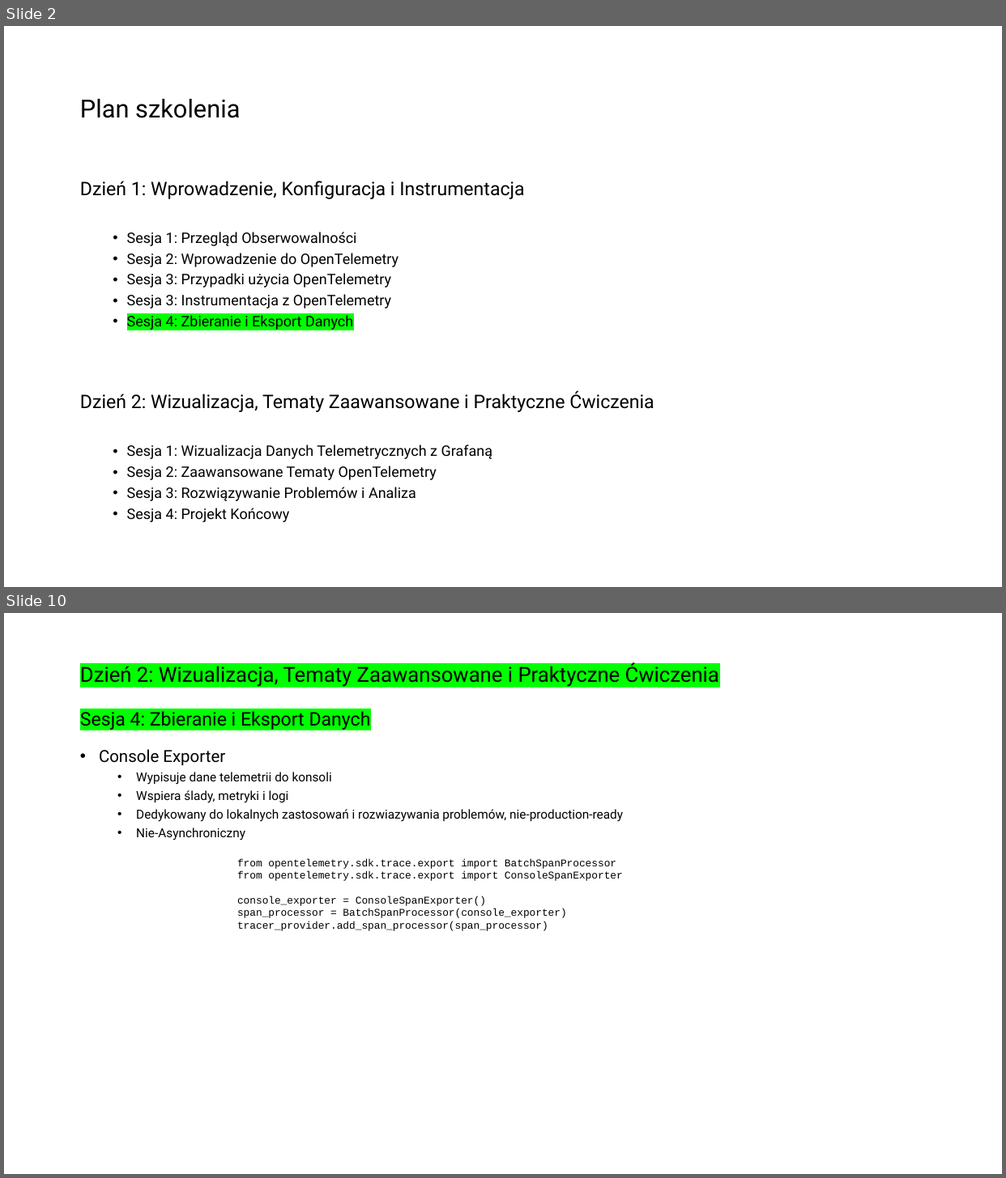
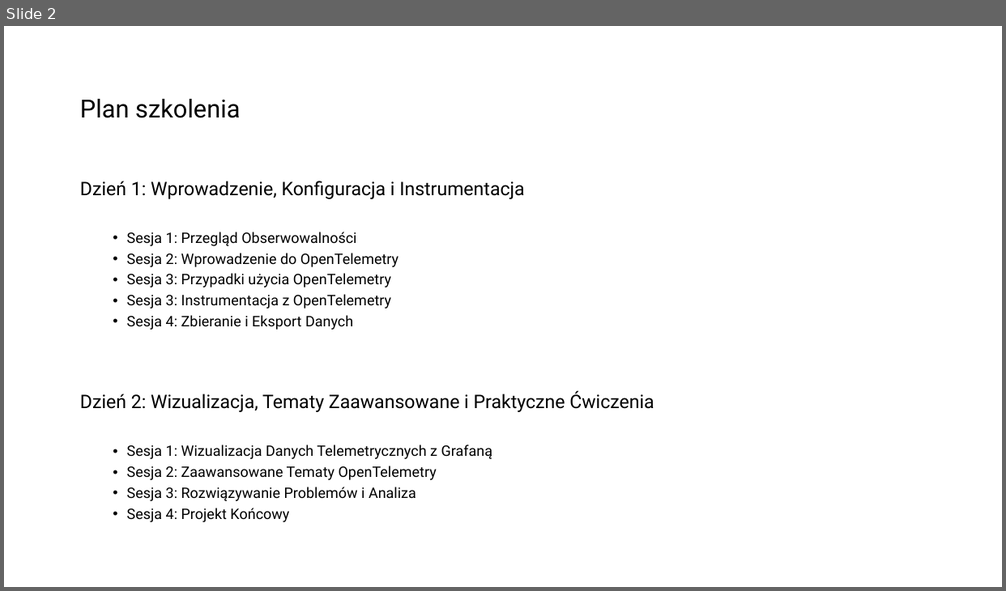
Before and after one commit to Kapsztajn/otel_training_python, a slide deck: otel teoria/Day 1 session 4.2 Konfiguracja Exporterow.pptx. Shown one above the other, each under a label of ours: slides 2 and 10 before the commit, slide 2 after it; the slides between them are not shown. The pictures are 1006x1178 and 1006x591 pixels, drawn with LibreOffice and Linux fonts; fonts in the diff are those of the drawing. Boxes give left, top, right and bottom in pixels: in the first picture for what was removed or moved away, otherwise in the second. Text is boxed around its words. In the diff, an @@ line names an element or a change of style, - is before the commit and + after.

```diff
--- a/otel teoria/Day 1 session 4.2 Konfiguracja Exporterow.pptx
+++ b/otel teoria/Day 1 session 4.2 Konfiguracja Exporterow.pptx
@@ slide 10 removed at (4,613,1002,1174), background #FFFFFF @@
@@ title removed at (80,663,719,730) @@
-Dzień 2: Wizualizacja, Tematy Zaawansowane i Praktyczne Ćwiczenia
-Sesja 4: Zbieranie i Eksport Danych
@@ text removed at (99,749,623,841) @@
-• Console Exporter
-  • Wypisuje dane telemetrii do konsoli
-  • Wspiera ślady, metryki i logi
-  • Dedykowany do lokalnych zastosowań i rozwiazywania problemów, nie-production-ready
-  • Nie-Asynchroniczny
@@ text removed at (237,858,623,931) @@
-from opentelemetry.sdk.trace.export import BatchSpanProcessor
-from opentelemetry.sdk.trace.export import ConsoleSpanExporter
-console_exporter = ConsoleSpanExporter()
-span_processor = BatchSpanProcessor(console_exporter)
-tracer_provider.add_span_processor(span_processor)
@@ slide 2 changed as well @@
@@ text at (127,315,353,330): highlight #00FF00 to none in "Sesja 4: Zbieranie i Eksport Danych" @@
```
Also in this commit, not shown: 2 other slides changed, 10 other slides removed, 23 other files.
